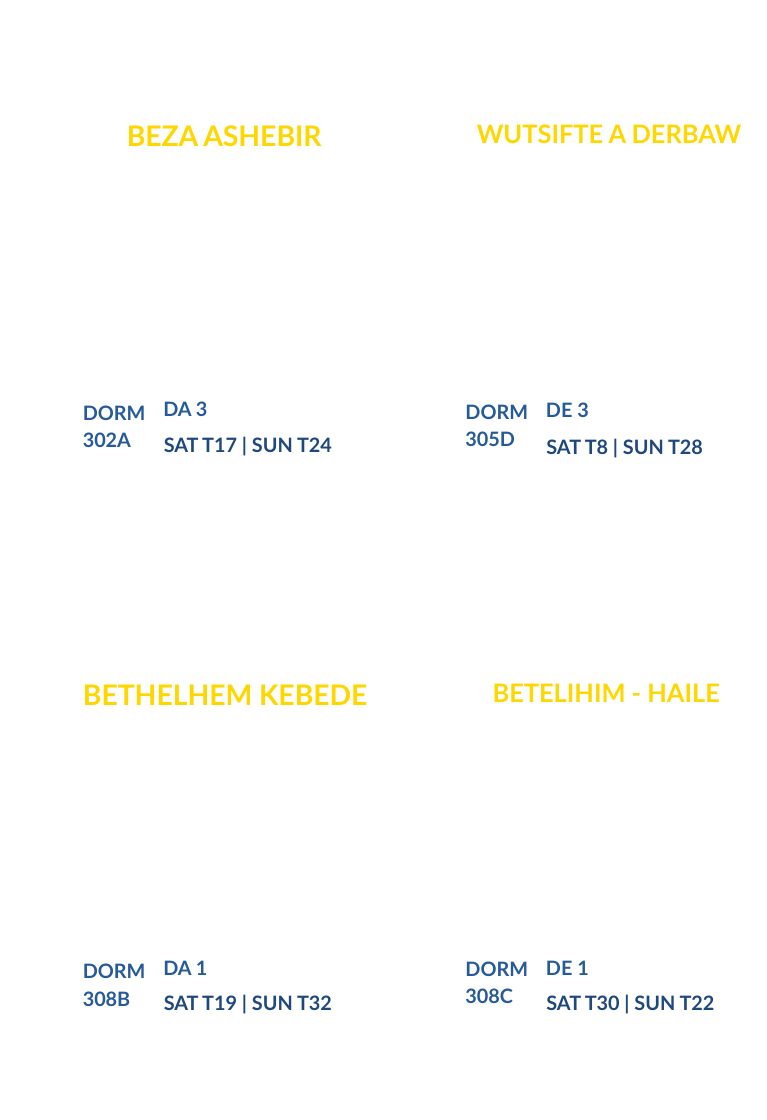
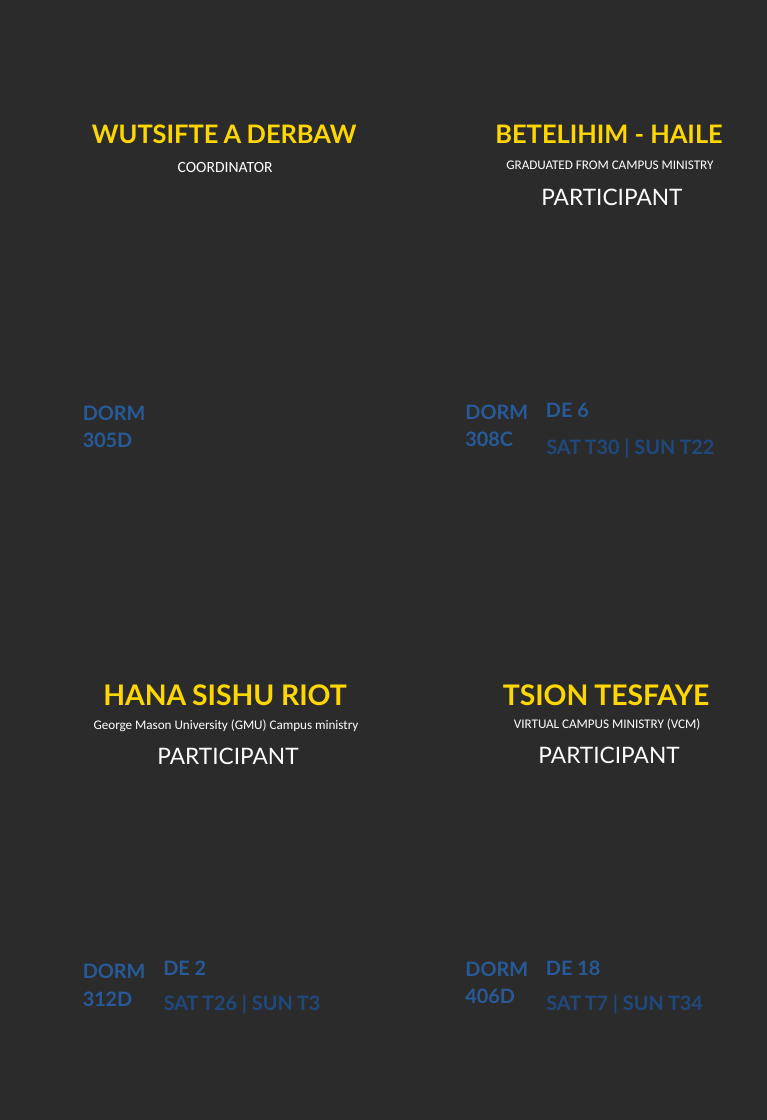
Before and after one commit to nahom8423/campusministry, a slide deck: slide 74 of output/badges/filled_badges.pptx (slide 75 before the commit). Drawn at 767x1120 pixels with LibreOffice and Linux fonts; fonts in the diff are those of the drawing; background and template pictures are left out; a plain dark background stands for a picture behind light text. Boxes give left, top, right and bottom in pixels: in the first picture for what was removed or moved away, otherwise in the second. Text is boxed around its words. In the diff, an @@ line names an element or a change of style, - is before the commit and + after.

Commit message:
Fix checkin system to show all 332 participants
- Updated checkin.html with current participant data from CSV
- System now shows correct count: 332 total participants
- Includes all coordinators and participants with proper role distinction
- Checkin functionality now has complete participant database

```diff
--- a/output/badges/filled_badges.pptx
+++ b/output/badges/filled_badges.pptx
@@ background #FFFFFF to picture (left out) @@
@@ text at (x1=92, y1=124, x2=357, y2=143): text changed; size 21.2 to 19.1 pt @@
-BEZA ASHEBIR
+WUTSIFTE A DERBAW
@@ text at (x1=495, y1=124, x2=723, y2=143): text changed @@
-WUTSIFTE A DERBAW
+BETELIHIM - HAILE
@@ text added at (x1=178, y1=162, x2=273, y2=172), 11.7 pt, text #FFFFFF @@
+COORDINATOR
@@ text added at (x1=506, y1=160, x2=714, y2=169), 9.9 pt, text #FFFFFF @@
+GRADUATED FROM CAMPUS MINISTRY
@@ text added at (x1=541, y1=188, x2=682, y2=205), 17 pt, text #FFFFFF @@
+PARTICIPANT
@@ text removed at (x1=163, y1=401, x2=208, y2=416) @@
-DA 3
@@ text at (x1=546, y1=403, x2=589, y2=417): text changed @@
-DE 3
+DE 6
@@ text at (x1=83, y1=432, x2=133, y2=447): text changed @@
-302A
+305D
@@ text removed at (x1=164, y1=437, x2=332, y2=452) @@
-SAT T17 | SUN T24
@@ text at (x1=465, y1=431, x2=513, y2=446): text changed @@
-305D
+308C
@@ text at (x1=546, y1=439, x2=703, y2=454): text changed @@
-SAT T8 | SUN T28
+SAT T30 | SUN T22
@@ text at (x1=103, y1=684, x2=347, y2=706): text changed @@
-BETHELHEM KEBEDE
+HANA SISHU RIOT
@@ text at (x1=503, y1=684, x2=709, y2=705): text changed; size 19.1 to 21.2 pt @@
-BETELIHIM - HAILE
+TSION TESFAYE
@@ text added at (x1=94, y1=719, x2=358, y2=732), 9.9 pt, text #FFFFFF @@
+George Mason University (GMU) Campus ministry
@@ text added at (x1=514, y1=718, x2=700, y2=730), 9.9 pt, text #FFFFFF @@
+VIRTUAL CAMPUS MINISTRY (VCM)
@@ text added at (x1=157, y1=747, x2=298, y2=764), 17 pt, text #FFFFFF @@
+PARTICIPANT
@@ text added at (x1=538, y1=746, x2=679, y2=763), 17 pt, text #FFFFFF @@
+PARTICIPANT
@@ text at (x1=163, y1=960, x2=207, y2=975): text changed @@
-DA 1
+DE 2
@@ text at (x1=465, y1=988, x2=515, y2=1003): text changed @@
-308C
+406D
@@ text at (x1=546, y1=960, x2=600, y2=975): text changed @@
-DE 1
+DE 18
@@ text at (x1=83, y1=991, x2=133, y2=1006): text changed @@
-308B
+312D
@@ text at (x1=164, y1=995, x2=332, y2=1010): text changed @@
-SAT T19 | SUN T32
+SAT T26 | SUN T3
@@ text at (x1=546, y1=995, x2=715, y2=1010): text changed @@
-SAT T30 | SUN T22
+SAT T7 | SUN T34
```
Also in this commit, not shown: 82 other slides changed, 3 slides removed, 22 other files.
